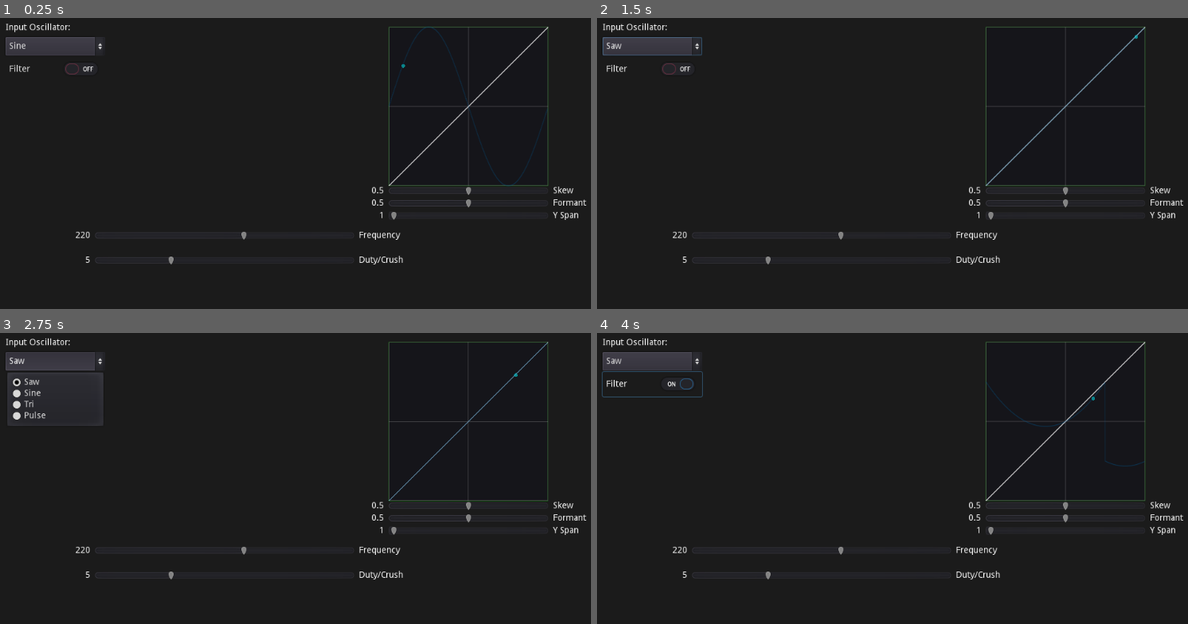
Above: before the commit, frames 1-4 (two rows, left to right).
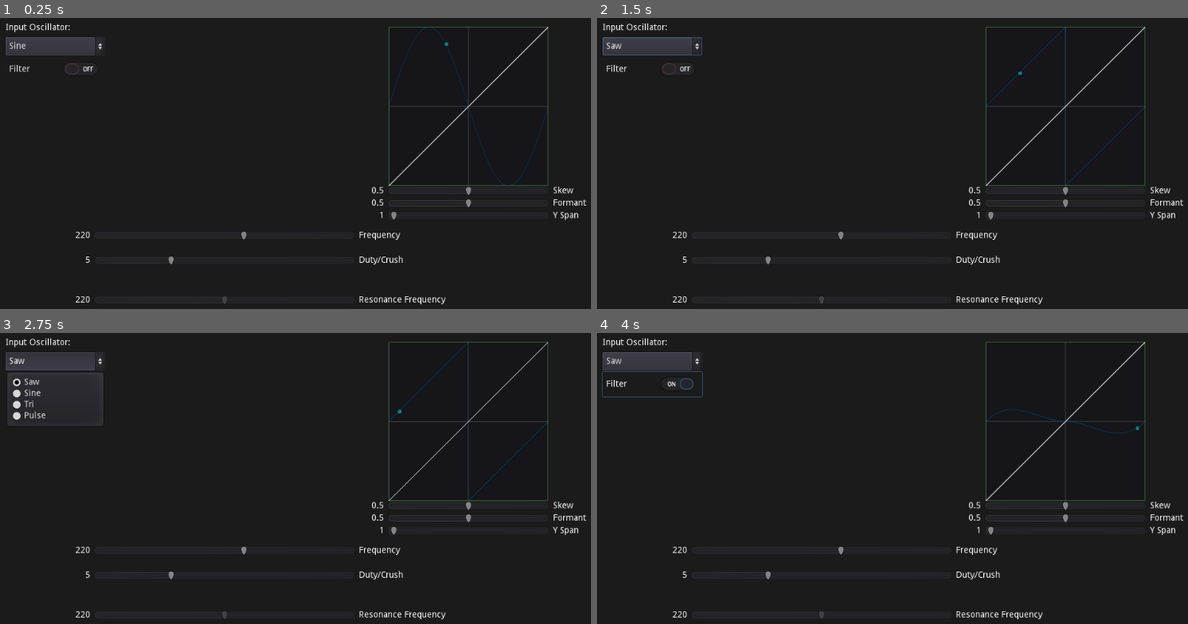
Above: after the commit, the same moments.

Repository: nobuyukinyuu/oscillator-experiments
Game: Godot game, scene res://VPD.tscn
Two runs of this game, one before a commit and one after it. Both use one fixed random seed, a clock stepped at 60 frames per second and the inputs below.
Inputs:
- Up to frame 1 (0.25 s): no input
- Up to frame 2 (1.5 s): click "Sine" at 0.5 s; click "Filter" at 1.25 s
- Up to frame 3 (2.75 s): click "Saw" at 2 s
- Up to frame 4 (4 s): click "Saw" at 2.75 s; click "Filter" at 3.5 s

The runs differ from the first frame. In frame 1, 0.2% of the frame differs, in the area x 12-76%, y 8-99%; in frame 2, 0.5%, in the area x 12-93%, y 3-99%; in frame 3, 0.5%; in frame 4, 0.4%.

Commit message:
Change filter style

Diff:
--- a/VPD.tscn
+++ b/VPD.tscn
@@ -26,7 +26,7 @@
 		o.connect(\"value_changed\", self, \"redraw\")
 	redraw()
 
-func _physics_process(delta):
+func _physics_process(_delta):
 	update()
 
 func _draw():
@@ -62,15 +62,24 @@
 	var circ = Vector2(x2, -y2 / 2.0 + 0.5) * rect_size
 	draw_circle(circ, 3, ColorN(\"cyan\", 0.5))
 
-func redraw(val=null):
+
+enum {AUTO=-1, DEFAULT, SINC} #For window functs
+func redraw(_val=null):
 	update()
 
 	var pts = []
 	if owner.get_node(\"chkFilter\").pressed == true:
+		var reso_mult = owner.get_node(\"AudioStreamPlayer\").y_span
 		for i in rect_size.x:
-			var osc = osc_at( fmod(owner.get_node(\"AudioStreamPlayer\").distort(i / rect_size.x), 1.0) )
-			var osc2= osc_at(i/rect_size.x + 0.25 )
-			osc *= osc2
+#			var phase = owner.get_node(\"AudioStreamPlayer\").distort(i/rect_size.x, true)  #Phase angle
+#			var reso_phase = fmod((i*reso_mult / rect_size.x), 1.0)
+
+			var phase = (i/rect_size.x)  #Phase angle
+			var reso_phase = owner.get_node(\"AudioStreamPlayer\").distort(fmod((i*reso_mult / rect_size.x), 1.0), true)
+
+			var osc = osc_at( reso_phase )
+			var window = owner.get_node(\"AudioStreamPlayer\").window(phase, SINC)
+			osc *= window
 			pts.append(Vector2(i, (-osc/2.0 + 0.5) * rect_size.y))
 	else:
 		for i in rect_size.x:
@@ -83,11 +92,11 @@
 	var osc = phase
 	match(owner.get_node(\"OptionButton\").selected):
 		SAW:
-			osc = fmod(phase, 1.0)*2.0-1.0
+			osc = fmod(phase+0.5, 1.0)*2.0-1.0
 		SINE:
 			osc = sin(phase * TAU)
 		TRI:
-			osc = fmod(phase, 1.0)
+			osc = fmod(phase+0.25, 1.0)
 			if osc > 0.5:  osc = 1.0 - osc
 			osc = osc*4 - 1.0
 			osc = stepify(osc, 1.0/float( 1 << int(owner.get_node(\"Duty\").value) ))  #Crush to n-bits
@@ -208,6 +217,20 @@
 exp_edit = true
 text = "Frequency"
 
+[node name="Reso" parent="." instance=ExtResource( 2 )]
+anchor_right = 0.0
+anchor_bottom = 0.0
+margin_left = 208.0
+margin_top = 512.0
+margin_right = 624.0
+margin_bottom = 528.0
+min_value = 1.0
+max_value = 48000.0
+value = 220.0
+exp_edit = true
+editable = false
+text = "Resonance Frequency"
+
 [node name="Duty" parent="." instance=ExtResource( 2 )]
 anchor_right = 0.0
 anchor_bottom = 0.0
@@ -234,5 +257,6 @@
 [connection signal="value_changed" from="CenterContainer/V/Formant" to="AudioStreamPlayer" method="_on_Formant_value_changed"]
 [connection signal="value_changed" from="CenterContainer/V/YSpan" to="AudioStreamPlayer" method="_on_YSpan_value_changed"]
 [connection signal="value_changed" from="Freq" to="AudioStreamPlayer" method="_on_Freq_value_changed"]
+[connection signal="value_changed" from="Reso" to="AudioStreamPlayer" method="_on_Reso_value_changed"]
 [connection signal="value_changed" from="Duty" to="AudioStreamPlayer" method="_on_Duty_value_changed"]
 [connection signal="toggled" from="chkFilter" to="AudioStreamPlayer" method="_on_chkFilter_toggled"]
--- a/VPD_Gen.gd
+++ b/VPD_Gen.gd
@@ -2,7 +2,7 @@
 
 onready var playback:AudioStreamPlayback = get_stream_playback()
 var freq = 220
-var phase = 0.0
+var phase = 0.0  #Oscillator phase
 enum {SAW, SINE, TRI, PULSE}
 var osc = 0.0
 var crush = 5
@@ -14,51 +14,78 @@
 
 var filter = false
 
+var reso_freq = 220  #Resonance frequency, for "filtered" mode
+var reso_phase = 0.0  #This is incremented by reso_freq, but hard synced to reset when osc phase crosses over
+
+
+var inc = 0.0  #Base phase Increment.  Filled by frequency changers
+var reso_inc = 0.0  #Increment for resonance frequency
+
 func _ready():
 	fill_buffer()
 	play()
 
-func _process(delta):
+	yield(owner.get_node("Freq"), "ready")  #Wait a second before we chunk in the increment
+	_on_Freq_value_changed(owner.get_node("Freq").value)  #Sets our increment to default freq value.
+#	_on_YSpan_value_changed(owner.get_node("CenterContainer/V/YSpan").value)
+	reso_inc = inc
+
+func _process(_delta):
 	fill_buffer()
 
 func fill_buffer():
 	if not owner.get_node("CenterContainer/V"):  return
-	var inc = freq / stream.mix_rate
-
 	var to_fill = playback.get_frames_available()
 
 	if filter:
 		while to_fill > 0:
-			var osc2 = oscillator(phase + 0.25)
-			var phase = distort(fmod(self.phase , 1.0)) #Distort phase
-			self.osc = oscillator(phase) * osc2
-			#Push carrier and filter
-#			playback.push_frame(Vector2(osc, osc2))
+			#Process the phase of the fundamental frequency.
+#			var phase = distort(fmod(self.phase , 1.0), true) #Distort phase but limit formant mult to 1
+			var phase = fmod(self.phase , 1.0) #Distort phase but limit formant mult to 1
+
+			#The resonance frequency counter determines the initial oscillator value, which will be
+			#windowed by the base frequency. First, compare state of phase accumulator to previous.
+			#if hard sync is needed (base oscillation cycled over last frame), then reset accordingly.
+			var phase_differential = floor(self.phase) - floor(self.phase - inc)
+			if phase_differential >= 1.0:  #We need to hard sync as next increment will cross the cycle boundary.
+				reso_phase = self.phase
+
+			#Now retrieve the value of the resonance frequency and window it based on fundamental.
+#			osc = oscillator(reso_phase) * window(phase)
+			osc = oscillator(distort(fmod(reso_phase, 1.0), true)) * window(phase, SINC)
+
+
 			playback.push_frame(Vector2.ONE * osc)
 
-			#Increment phase accumulator
-			self.phase = self.phase + inc/2.0
+			#Increment phase accumulators
+			self.phase = self.phase + inc
+			reso_phase += reso_inc
 			to_fill -= 1
+
+
+
+
 	else:
 		while to_fill > 0:
 			var phase = distort(fmod(self.phase , 1.0)) #Distort phase
 			osc = oscillator(phase)
-			#Push carrier and filter
+
 			playback.push_frame(Vector2.ONE * osc)
 
 			#Increment phase accumulator
 			self.phase = self.phase + inc
 			to_fill -= 1
 
-func oscillator(phase):
+func oscillator(phase, osc_type=-1):
+	if osc_type == -1:  osc_type = get_parent().get_node("OptionButton").selected
 	var osc
-	match(get_parent().get_node("OptionButton").selected):
+	match(osc_type):
 		SAW:
-			osc = fmod(phase, 1.0)*2.0-1.0
+			osc = fmod(phase+0.5, 1.0)*2.0-1.0
 		SINE:
 			osc = sin(phase * TAU)
 		TRI:
-			osc = fmod(phase, 1.0)
+			osc = fmod(phase+0.25, 1.0)
 			if osc > 0.5:  osc = 1.0 - osc
 			osc = osc*4 - 1.0
 			osc = stepify(osc, 1.0/float( 1 << crush ))  #Crush to n-bits
@@ -69,13 +96,15 @@
 	return osc
 
 #Distorts a phase 0-1 to the VPD value
-func distort(phase):
+func distort(phase, filtered=false):
+	#The resonance frequency counter is used instead of the y_span multiplier as a hard sync if we're filtering
+	var y_span = 1.0 if filtered else self.y_span
 
 	var y = (1.0-formant)
 	y = (y-0.5) * y_span + 0.5
 
 	if phase < skew:
-		phase = range_lerp(phase, 0, skew, 0, y)
+		phase = range_lerp(phase, 0.0, skew, 0.0, y)
 #		phase = lerp(0, skew, formant*phase)
 	else:
 #		phase = lerp(formant*y_span, 1, lerp(skew, 1.0, (phase-0.5)*2.0))
@@ -83,8 +112,29 @@
 
 	return fposmod(phase, 1.0)
 
+enum {AUTO=-1, DEFAULT, SINC}
+func window(phase, func_type=DEFAULT):
+	#angle is the phase angle 0-1. For our typical symmetrical windowing funcs we wanna offset phase 50%?
+	var angle = fmod(phase, 1.0)
+
+	#TODO:  Add more windowing functions
+
+	match func_type:
+		DEFAULT:
+			return 1.0-distort(angle, true)
+		SINC:
+			#normalized sinc
+		#	return sin((PI*angle)/PI*angle)
+			return sin((TAU*(angle-0.5))/TAU*(angle-0.5)) * 4
+
 func _on_Freq_value_changed(value):
 	freq = value
+	inc = freq / stream.mix_rate
+	owner.get_node("Reso").value = freq * y_span
+
+func _on_Reso_value_changed(value):
+	reso_freq = value
+	reso_inc = reso_freq / stream.mix_rate
 
 
 func _on_Duty_value_changed(value):
@@ -100,8 +150,13 @@
 	formant = value
 func _on_YSpan_value_changed(value):
 	y_span = value
+	owner.get_node("Reso").value = freq * y_span
 
 
 func _on_chkFilter_toggled(button_pressed):
 	owner.get_node("CenterContainer").redraw()
 	filter = button_pressed
+
+	#Reset the phrase accumulators so that hard sync works properly
+	phase = 0
+	reso_phase = 0
